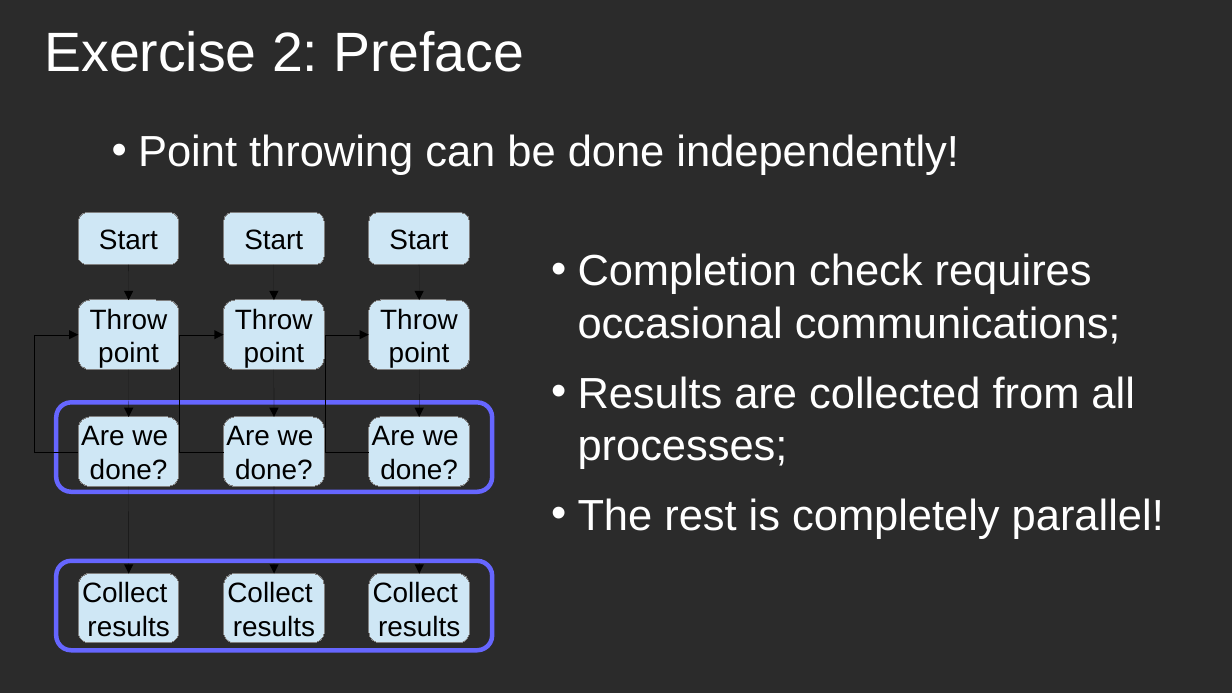
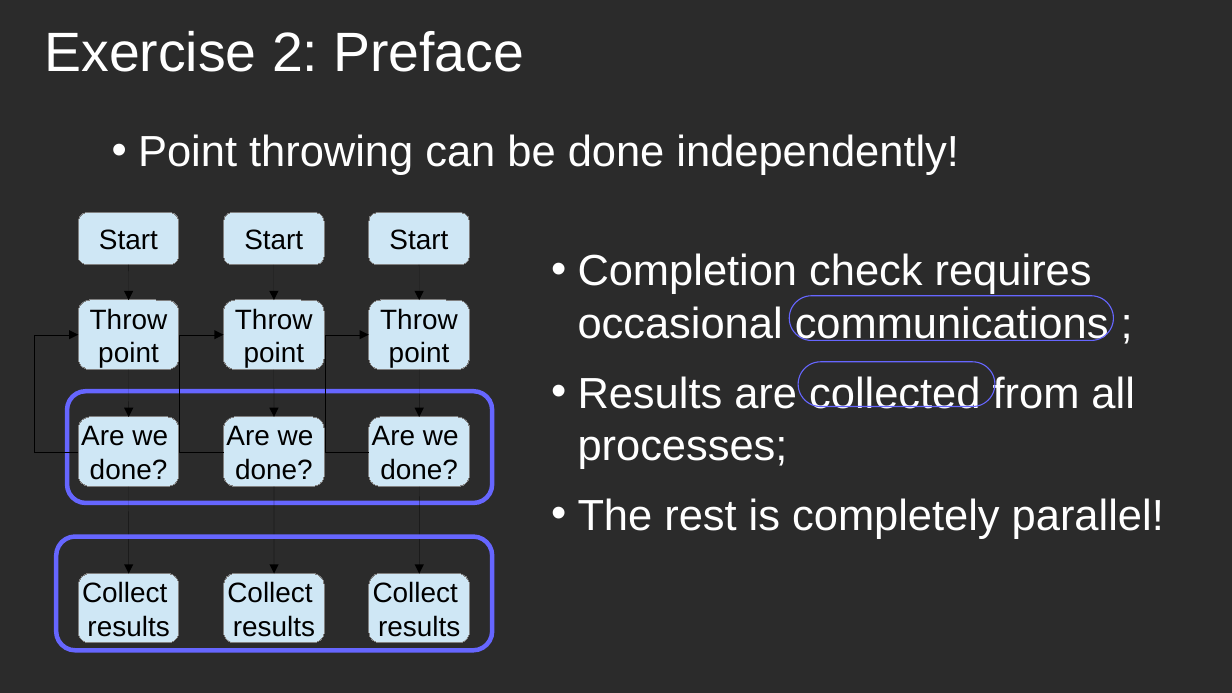
Before and after one commit to ALPSCore/Tutorial2, a slide deck: slide 13 of talk/overview.odp. Drawn at 1232x693 pixels with LibreOffice and Linux fonts; fonts in the diff are those of the drawing; background and template pictures are left out; a plain dark background stands for a picture behind light text. Boxes give left, top, right and bottom in pixels: in the first picture for what was removed or moved away, otherwise in the second. Text is boxed around its words. In the diff, an @@ line names an element or a change of style, - is before the commit and + after.

```diff
--- a/talk/overview.odp
+++ b/talk/overview.odp
@@ text at (578, 253, 1109, 341): spaces changed @@
-• Completion check requires occasional communications;
+• Completion check requires occasional communications ;
@@ rounded rectangle added at (789, 296, 1113, 341), outline #6666FF 0.71 pt @@
@@ rounded rectangle added at (798, 362, 995, 407), outline #6666FF 0.71 pt @@
@@ rounded rectangle: place and size @@
-rounded rectangle at (56, 402, 492, 492)
+rounded rectangle at (67, 391, 492, 503)
@@ rounded rectangle: place and size @@
-rounded rectangle at (56, 561, 492, 651)
+rounded rectangle at (56, 537, 492, 651)
```
Also in this commit, not shown: 10 other slides changed, 1 slide added, 1 other file.
